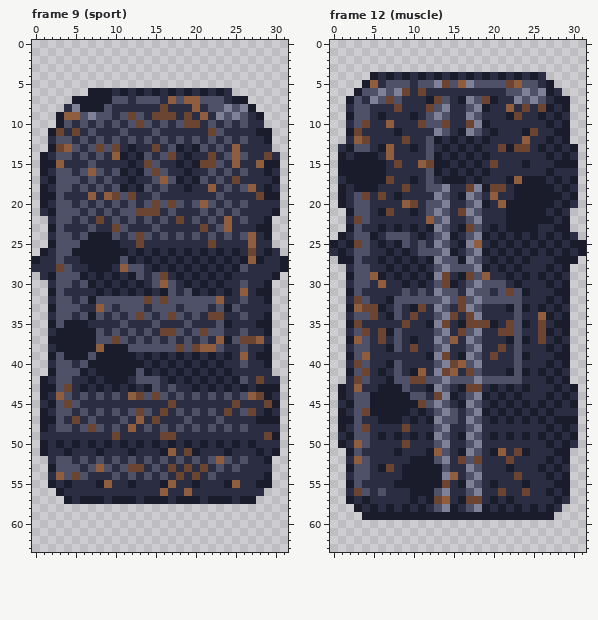
Pixel-art file: art/cars.aseprite. The picture above was drawn from the file before the commit.
32x64 pixels, 36 frames. Shown: frame 9 (sport), frame 12 (muscle). The commit also changed other frames, which this record leaves out.
Now the later version:
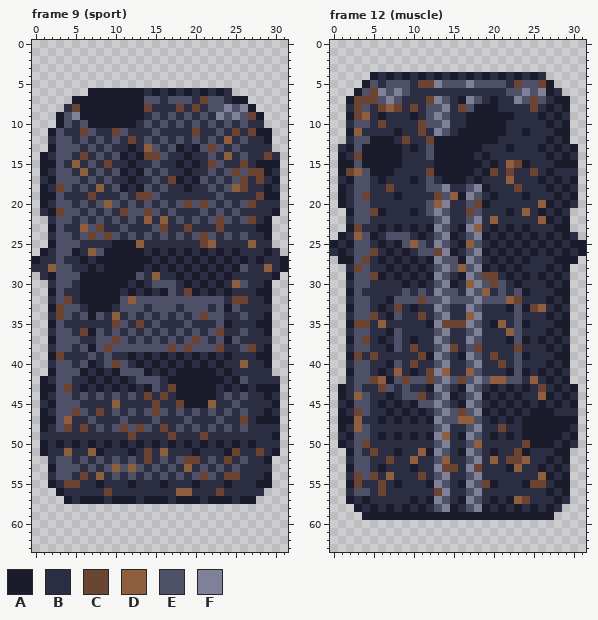
Palette (. is transparent): A #1a1c2c  B #2b2d42  C #6b4432  D #8f5e3e  E #4f5168  F #7f8198
What changed:
Changed rows in their new state; - is an unchanged pixel.
Frame 9 (sport):
first column x 2:
 6 --------A-A-----------------
 7 --------AAAA---E-EBC--------
 8 ---C---AAAAAC-B-C-C---------
 9 --EFAAAAAAAA-EBE-E-E-----C--
10 -----AAAAAAB-----BE---------
11 -E-BC---C---------C-B--C-C--
12 ----------C-----------D-----
13 -EE---B-B---DE------C--E----
14 ----C---E---CC-B----E-DB----
15 -E-D---C----B------B---BC-A-
16 ----DB-------B---------C-CC-
17 --------------BC-------EC-C-
18 -C----D-------------E--DCB--
19 -----C-BB-BCC---------------
20 -------D-----B-B-C-C-----C--
21 -C-------C-E-E--------------
22 ------E-----D-D-E----CE--C--
23 ----D-C-B-----C--C-B-CB-----
24 -----CEC---B-------C-----B--
25 ----BBBB-AAD-------CD-------
26 ----BDE---A--------------B--
27 -----B---A-A-------------B--
28 DE----B-AAAA---------------D
29 -----A-A-A---DB-------------
30 ----A-A-A-----E--------D----
31 ----AA-A---------C------B---
32 --C-A-AAA-D-E-E------E-CC---
33 -C---AAA--------------------
34 -C------D--B---B---CEE------
35 --BBB---C--C----------------
36 -EEBC---------EB---B-C------
37 -EEEBB------------C--E--BBB-
38 -EEBE-ECEE-----CECEEEC---C--
39 -CBBB-BEBB--------------B---
40 ------BECEB-------------D---
41 -------B-EE------A-A--------
42 --------B-------A-A-A-----B-
43 ---------------CAA-A--------
44 -E--------EBCBC-AAAAA----BB-
45 --E-----D----C-BCAAAD--E---B
46 ---C--C----B-CE-------E--B--
47 --DB-------B-E----------C---
48 --C-CB---CEC--C-------------
49 --------B-C---B----C-------B
51 --D--D------C-DB-B-----C--C-
52 ------------C----CC--BC-----
53 ------B-D-DE---E-D-E--------
54 -E-BC-D---------E-EC--CC----
55 --CC---B-------B-------B----
56 -------C------B-D----C------
Frame 12 (muscle):
first column x 2:
 5 ---E-----CC-E-E-----BC--C--
 6 ---C---E-B-----------------
 7 -CCC-F----CF-----B-----C---
 8 -C--CD--C-E---C-A-A-B-BCB--
 9 -CD------------AAAAA-B-----
10 --E-CB------F--AA-AA-------
11 -D-------C-----AAA-A---B---
12 -EEAAA----C-A-A-A-A---B----
13 --AA-AA----A-A-A---B-BB----
14 -C--AAA-----A-A------------
15 -E---AA--BB--A-A--A-DC-----
16 CDE--A----C-A-A---C-C--C---
17 -EEB-B--------------DBBB---
18 -EEB-C-B-------E--BB-CBBB--
19 ----B------C-D----A--B-BBB-
20 -------BB--D----C--BBBBBD--
21 ---C-B--------BC-----BDB---
22 -E--------B-------D-BBBBD--
23 -C-------------FD----B-B---
24 -D-------------------------
25 -E------D------DE----------
26 ---C-------C---------------
27 --C------------------------
28 -C------------D------------
29 ---C--------E--F-CC--------
30 ----B-------F--D--C--------
31 -----------------D--B------
32 -E-------C----E-----DC-----
33 -EEB--C--B----B--------CD--
34 --------BC---B-D--------B--
35 --C-D--B-----CCFEB-DB---B--
36 --E-B---------B----BD---B--
37 -EC-A--------B----------A--
38 -------------C--C--B-C-----
39 -CBC-----C--E--------------
40 -E------C----BB----C-------
41 --E---D--BC-DB-D-----------
42 -E-CD--CEEC---C---DD---D---
43 -E--CEB--------FE-------C--
44 -D-BB-BE-C-E------------D--
45 ---B-B-B-E-----------------
46 -CEBB-B-------C---------A--
47 -D---B--------DD-------A-A-
48 -DE----B-----------C--AAA-A
49 ------------D----------A-A-
50 -EC----B--------D-----CAA--
51 ---C-----D-F-------B-------
52 -E---C--DBB-D-B-F-D--CD----
53 -----B-B-BBFCC--C----D-----
54 -C-C-D-BBCBE-B-------B--D--
55 -C--C--BBB-FE----C-----CC--
56 -E--C---BBBC-------B--B----
57 -----------FE--FE----DC----
